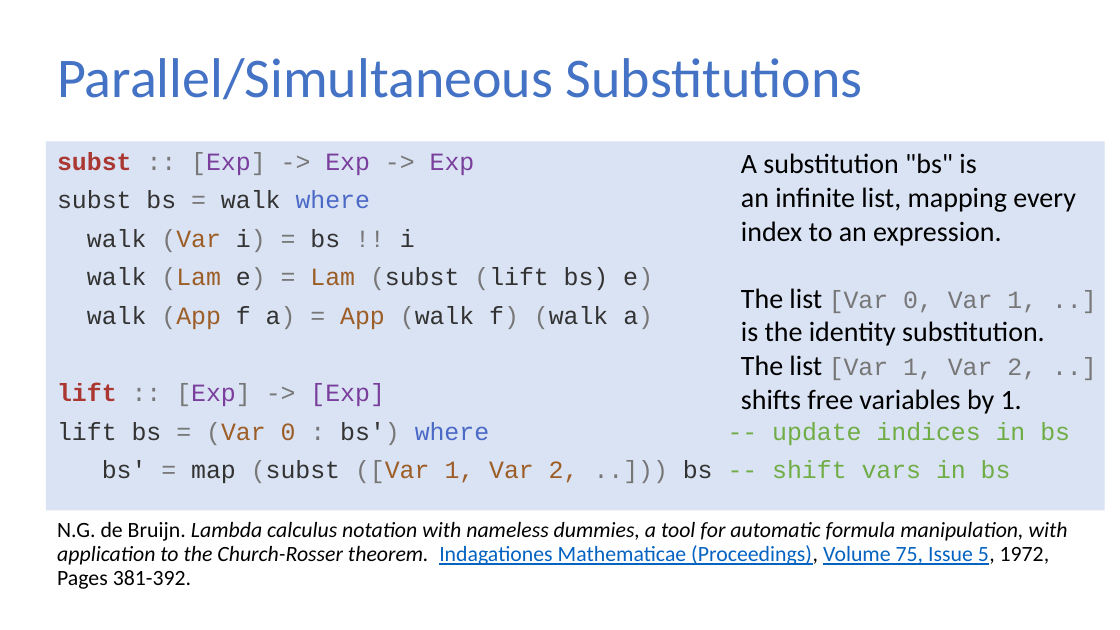
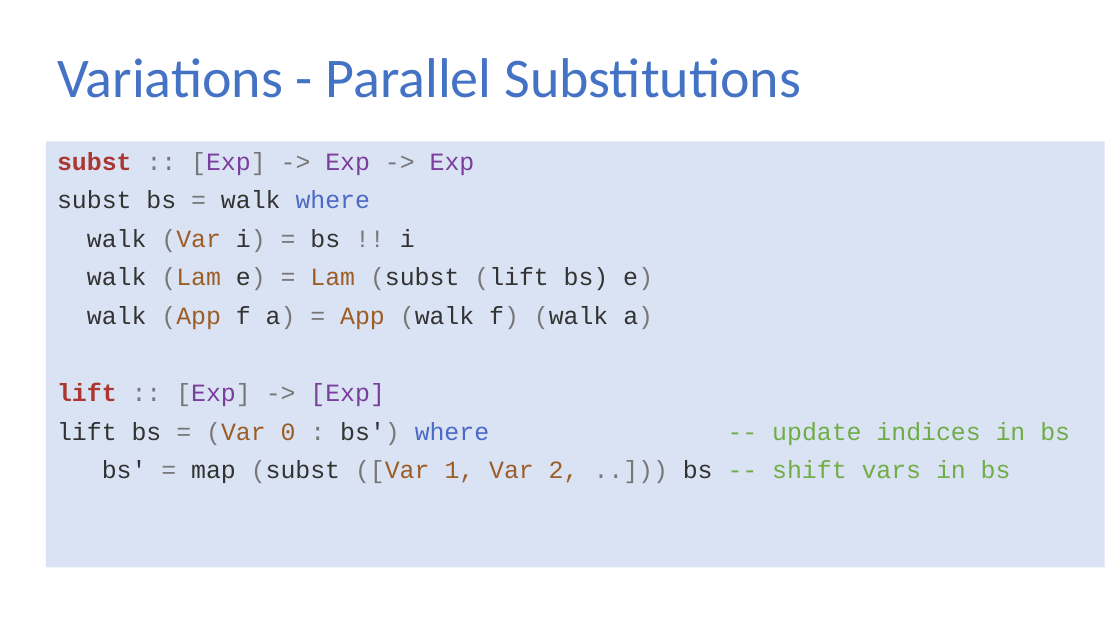
Before and after one commit to sweirich/lambda-n-ways, a slide deck: slide 16 of plclub-2021.pptx (slide 19 before the commit). Drawn at 1120x630 pixels with LibreOffice and Linux fonts; fonts in the diff are those of the drawing. Boxes give left, top, right and bottom in pixels: in the first picture for what was removed or moved away, otherwise in the second. Text is boxed around its words. In the diff, an @@ line names an element or a change of style, - is before the commit and + after.

```diff
--- a/plclub-2021.pptx
+++ b/plclub-2021.pptx
@@ title at (57,58,801,98): text changed @@
-Parallel/Simultaneous Substitutions
+Variations - Parallel Substitutions
@@ rectangle: place and size @@
-rectangle at (46,141,1104,510)
+rectangle at (46,141,1104,567)
@@ text removed at (741,153,1076,414) @@
-A substitution "bs" is
-an infinite list, mapping every
-index to an expression.
-The list [Var 0, Var 1, ..]
-is the identity substitution.
-The list [Var 1, Var 2, ..]
-shifts free variables by 1.
@@ text at (57,522,1068,565): paragraph removed @@
-N.G. de Bruijn. Lambda calculus notation with nameless dummies, a tool for automatic formula manipulation, with application to the Church-Rosser theorem. Indagationes Mathematicae (Proceedings), Volume 75, Issue 5, 1972, Pages 381-392.
```
Also in this commit, not shown: 12 other slides changed, 3 slides added, 2 slides removed, 9 other files.
